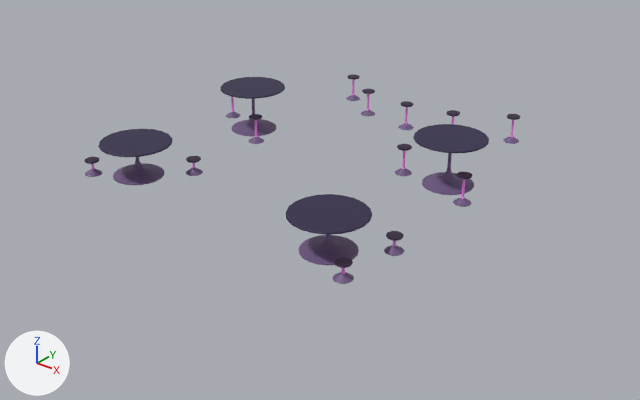
One commit to the FBX model Assets/Models/Crossing/Crossing_Buildings/Apartments/Bar/Bar_Dressing.fbx: the scene before it, then after it.
Both versions are drawn from a 50 mm camera at (10.74, -12.76, 7.67) aimed at (0.09, 0.56, -0.58). Arrows for +X, +Y and +Z are at lower left; the lights stay in place. Where no turn or scale is listed for an object, it has been applied to the vertices.

Names of what the first picture shows: 'Bar_Dressing'.
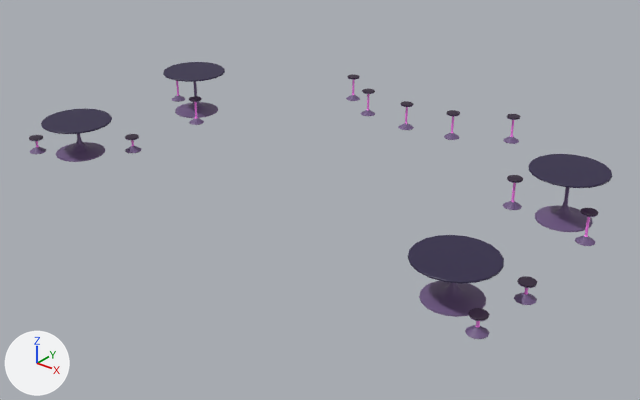
Commit message: Bar update

Location of each change, (x1, y1, x2, y2) in pixels of the pictures (640 x 400 px; the box of a moved part takes in the faces that stretch with it):
'Bar_Dressing', reshaped (34% wider, 32% taller)
    before: (85, 74, 521, 284)
    after: (29, 62, 612, 339)
part 1 of me_mesh, moved or reshaped
    before: (332, 257, 354, 284)
    after: (465, 308, 490, 339)
part 2 of me_mesh, moved or reshaped
    before: (384, 231, 404, 256)
    after: (514, 276, 537, 305)
part 3 of me_mesh, moved or reshaped
    before: (249, 114, 264, 144)
    after: (189, 96, 204, 125)
part 4 of me_mesh, moved or reshaped
    before: (453, 172, 473, 207)
    after: (575, 208, 598, 246)
part 5 of me_mesh, moved or reshaped
    before: (395, 144, 412, 176)
    after: (503, 175, 523, 210)
part 6 of me_mesh, moved or reshaped
    before: (226, 97, 240, 118)
    after: (172, 81, 185, 102)
part 7 of me_mesh, moved or reshaped
    before: (186, 156, 203, 176)
    after: (125, 134, 141, 153)
part 8 of me_mesh, moved or reshaped
    before: (85, 157, 102, 177)
    after: (29, 135, 46, 154)
part 9 of me_mesh, moved or reshaped
    before: (286, 194, 372, 266)
    after: (408, 235, 504, 317)
part 10 of me_mesh, moved or reshaped
    before: (413, 124, 489, 195)
    after: (529, 154, 612, 232)
part 11 of me_mesh, moved or reshaped
    before: (98, 129, 172, 185)
    after: (41, 109, 112, 162)
part 12 of me_mesh, moved or reshaped
    before: (220, 77, 285, 136)
    after: (163, 62, 225, 118)

What the commit changed:
me_mesh has 2601 vertices, 5030 faces and spans x -3.66..3.66, y -3.85..3.85, z -0.52..0.52.
me_mesh is used by ob_bar_dressing; location (-0.3, 1.16, 0.51).
me_mesh part 1: the loose piece of 101 vertices spanning x 3.16..3.53, y -3.85..-3.49, z -0.5..-0.17 is moved by (2.55, 0.0, 0.01).
me_mesh part 2: the loose piece of 101 vertices spanning x 3.29..3.66, y -2.54..-2.18, z -0.5..-0.17 is moved by (2.55, 0.0, 0.01).
me_mesh part 3: the loose piece of 101 vertices spanning x -2.1..-1.73, y -0.23..0.12, z -0.5..0.11 is moved by (-1.95, 0.0, 0.0).
me_mesh part 4: the loose piece of 101 vertices spanning x 3.23..3.6, y -0.09..0.27, z -0.5..0.11 is moved by (2.55, 0.0, 0.0).
me_mesh part 5: the loose piece of 101 vertices spanning x 1.53..1.9, y 0.38..0.74, z -0.5..0.11 is moved by (2.55, 0.0, 0.0).
me_mesh part 6: the loose piece of 101 vertices spanning x -3.66..-3.29, y 0.63..0.99, z -0.5..0.11 is moved by (-1.95, 0.0, 0.0).
me_mesh part 7: the loose piece of 101 vertices spanning x -1.93..-1.56, y -2.36..-2.0, z -0.5..-0.17 is moved by (-1.95, 0.0, 0.01).
me_mesh part 8: the loose piece of 101 vertices spanning x -3.55..-3.18, y -3.72..-3.37, z -0.5..-0.17 is moved by (-1.95, 0.0, 0.01).
me_mesh part 9: the loose piece of 322 vertices spanning x 1.77..3.29, y -3.79..-2.28, z -0.52..0.24 is moved by (2.55, 0.0, 0.01).
me_mesh part 10: the loose piece of 322 vertices spanning x 1.96..3.47, y -0.04..1.47, z -0.52..0.52 is moved by (2.55, 0.0, 0.0).
me_mesh part 11: the loose piece of 322 vertices spanning x -3.37..-1.86, y -3.71..-2.2, z -0.52..0.24 is moved by (-1.95, 0.0, 0.01).
me_mesh part 12: the loose piece of 322 vertices spanning x -3.31..-1.8, y -0.19..1.32, z -0.52..0.52 is moved by (-1.95, 0.0, 0.0).
